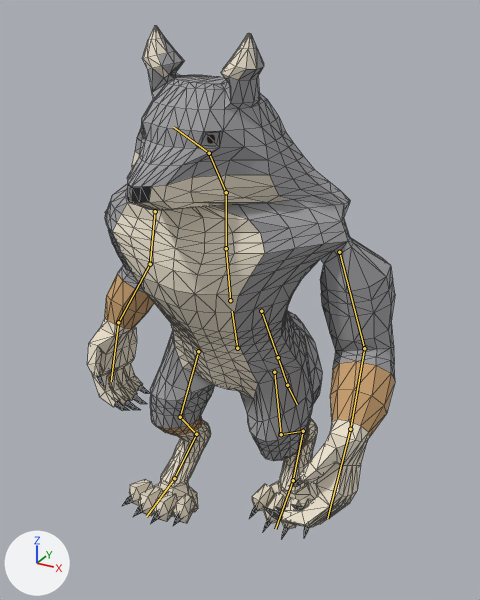
Two versions of the glTF model creatures/experiments/boxmodel/abc/t7x/zoo/werewolf/stage4/werewolf.glb, one commit apart.
Both versions are drawn from a camera (50 mm lens) standing at (1.31, -2.38, 2.28) and looking at (0.0, 0.01, 1.09). Lighting does not change. The marker at lower left points along +X, +Y and +Z. The older version comes first. Both versions are drawn at frame 17 of the action 'move'; the numbers are the values there. The bones that change, and the others that lie on the model, are drawn over the model as lines. Mesh edges are drawn as thin lines on the coarser meshes.

The first picture shows 'body', 'piece__rest_paw' and 2 more.
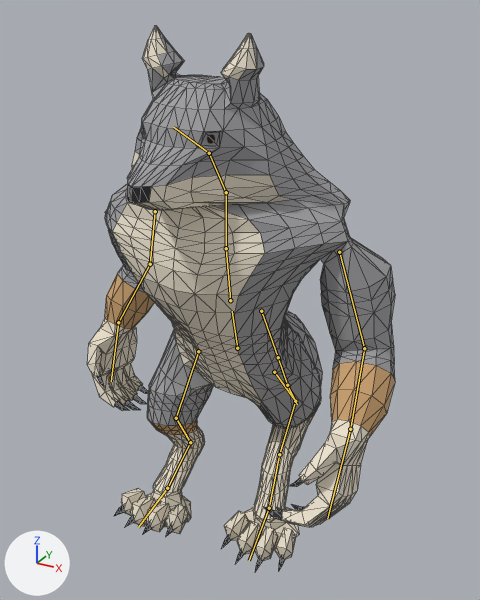
Changed parts and their boxes (x1, y1, x2, y2) in the pictures (480 x 600 px):
'body', posed
    before: (87, 26, 395, 527)
    after: (87, 26, 395, 550)
'piece__rest_paw', posed (36% taller)
    before: (122, 479, 314, 539)
    after: (114, 489, 296, 571)
bone 'thigh.L', root to tip
    before: (274, 372) to (281, 434)
    after: (274, 372) to (295, 401)
bone 'shin.L', root to tip
    before: (281, 434) to (303, 431)
    after: (295, 401) to (279, 454)
bone 'foot.L', root to tip
    before: (303, 431) to (293, 480)
    after: (279, 454) to (269, 508)
bone 'thigh.R', root to tip
    before: (198, 351) to (180, 417)
    after: (198, 351) to (176, 418)
bone 'foot.R', root to tip
    before: (196, 434) to (174, 478)
    after: (190, 442) to (167, 488)

What the commit changed:
Bone 'thigh.L' (bone_thigh_l) turns from (-12, 0, 0) to (-49, -1, -1) degrees about its own x, y and z.
Bone 'shin.L' (bone_shin_l) turns from (0, 0, 0) to (-150, -13, -4) degrees about its own x, y and z.
Bone 'foot.L' (bone_foot_l) turns from (0, 0, 0) to (-113, 0, 2) degrees about its own x, y and z.
Bone 'thigh.R' (bone_thigh_r) turns from (12, 0, 0) to (20, 0, 1) degrees about its own x, y and z.
Bone 'foot.R' (bone_foot_r) turns from (0, 0, 0) to (-8, 0, -1) degrees about its own x, y and z.
